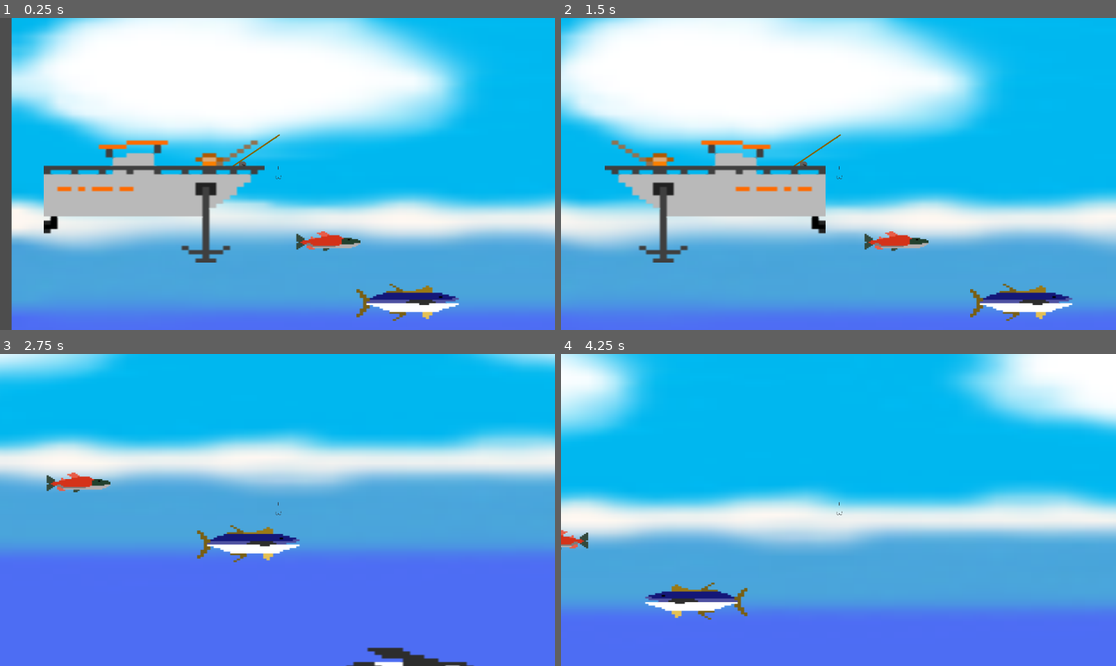
Above: before the commit, frames 1-4 (two rows, left to right).
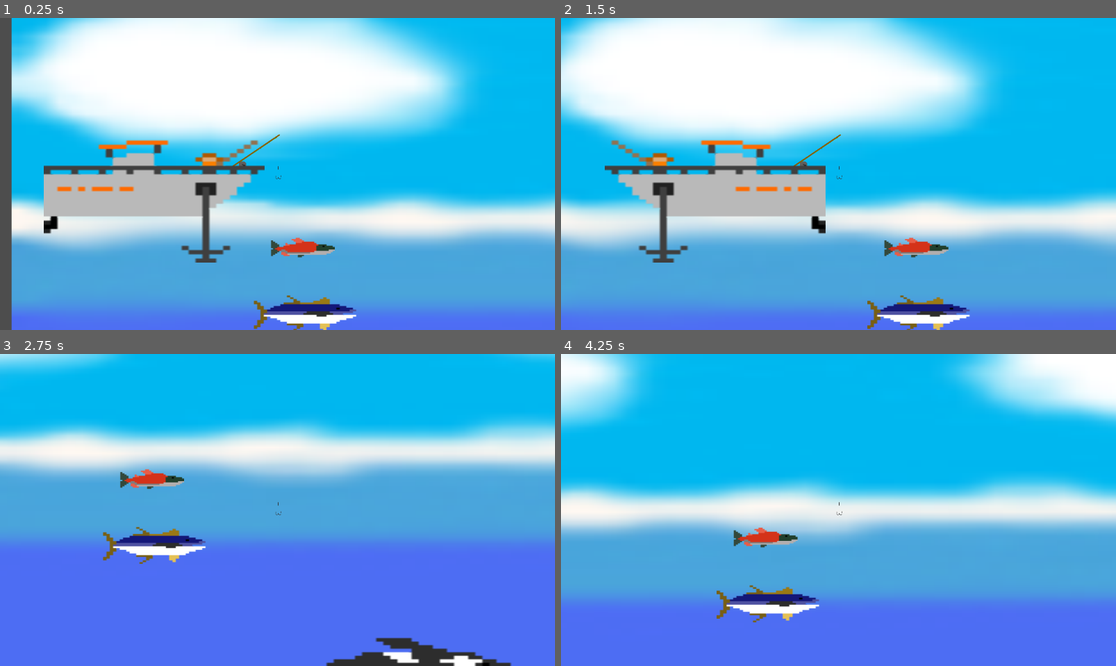
Above: after the commit, the same moments.

Repository: MarceloAlanoca/Fish
Game: Godot game, scene res://Scenes/game.tscn
Two runs of this game, one before a commit and one after it. Both use one fixed random seed, a clock stepped at 60 frames per second and the inputs below.
Inputs:
- Up to frame 1 (0.25 s): no input
- Up to frame 2 (1.5 s): tap Enter (ui_accept) at 0.5, 0.77 s; hold Right (ui_right) 0.53-1.28 s; hold Left (ui_left) from 1.28 s (still down)
- Up to frame 3 (2.75 s): tap Enter (ui_accept) at 1.52 s; release Left (ui_left) at 2.03 s; hold Right (ui_right) from 2.03 s (still down)
- Up to frame 4 (4.25 s): tap Enter (ui_accept) at 3.02, 3.77 s; release Right (ui_right) at 3.53 s; hold Left (ui_left) from 3.53 s (still down)

The runs differ from the first frame. In frame 1, 3.0% of the frame differs, in the area x 45-83%, y 68-100%; in frame 2, 3.0%; in frame 3, 25%, in the area x 0-100%, y 0-100%; in frame 4, 25%.

Commit message:
tata cpsas del juego buscando la manera de que el pez se engache al caña

Diff:
--- a/Juegos_Prototipo/fished/Scenes/game.tscn
+++ b/Juegos_Prototipo/fished/Scenes/game.tscn
@@ -38,11 +38,11 @@
 [node name="Pescados" type="Node" parent="."]
 
 [node name="salmon" parent="Pescados" instance=ExtResource("3_wrm1d")]
-position = Vector2(382, 56)
+position = Vector2(287, 74)
 scale = Vector2(3.3462, 2.59736)
 
 [node name="atun" type="CharacterBody2D" parent="Pescados"]
-position = Vector2(572, 255)
+position = Vector2(288, 287)
 scale = Vector2(3.42643, 4.12259)
 script = ExtResource("4_wowpa")
 
@@ -55,7 +55,7 @@
 [node name="CollisionShape2D" type="CollisionShape2D" parent="Pescados/atun"]
 position = Vector2(2.14838, -4.13177)
 shape = SubResource("RectangleShape2D_wowpa")
-disabled = true
+one_way_collision_margin = 0.0
 
 [node name="Orca" type="CharacterBody2D" parent="Pescados"]
 position = Vector2(985, 645)
@@ -65,7 +65,6 @@
 [node name="CollisionShape2D" type="CollisionShape2D" parent="Pescados/Orca"]
 position = Vector2(10.8033, -18.2082)
 shape = SubResource("RectangleShape2D_h4fw4")
-disabled = true
 
 [node name="Sprite2D" type="Sprite2D" parent="Pescados/Orca"]
 position = Vector2(4.30334, -21.7083)
--- a/Juegos_Prototipo/fished/Scripts/atun.gd
+++ b/Juegos_Prototipo/fished/Scripts/atun.gd
@@ -1,16 +1,23 @@
 extends CharacterBody2D
-var velocidad = 200
-var direccion = Vector2(1, 0)  # Moverse hacia la derecha inicialmente
-var distancia_maxima = 600
-var distancia_recorrida = 0
+
+var velocidad: float = 200
+var direccion: Vector2 = Vector2(1, 0)  # Empieza hacia la derecha
+var distancia_maxima: float = 1200
+var distancia_recorrida: float = 0
+
+var enganchado: bool = false
+var anzuelo: Node = null
 
 
-func _physics_process(delta):
+func _physics_process(delta: float) -> void:
+	if enganchado and anzuelo:
+		# Si está enganchado, sigue al anzuelo
+		global_position = anzuelo.global_position
+		return
+
+	# Movimiento normal (IA simple)
 	var movimiento = direccion * velocidad * delta
-	move_and_slide()
-	# Si usas Node2D:
 	position += movimiento
-
 	distancia_recorrida += velocidad * delta
 
 	if distancia_recorrida >= distancia_maxima:
@@ -18,9 +25,19 @@
 		distancia_recorrida = 0
 		mirar_hacia_direccion()
 
-func mirar_hacia_direccion():
+
+func mirar_hacia_direccion() -> void:
 	var sprite = $Sprite2D
-	if direccion.x < 1:
-		sprite.flip_h = false  # Mira a la derecha
+	if direccion.x < 0:
+		sprite.flip_h = false  # mira a la derecha
 	else:
-		sprite.flip_h = true   # Mira a la izquierda
+		sprite.flip_h = true   # mira a la izquierda
+
+
+func set_enganchado(estado: bool, hook: Node) -> void:
+	enganchado = estado
+	anzuelo = hook
+	if estado:
+		print("🐟 Me enganché en el anzuelo")
+	else:
+		print("✅ Me soltaron")
--- a/Juegos_Prototipo/fished/Scripts/mov_pez.gd
+++ b/Juegos_Prototipo/fished/Scripts/mov_pez.gd
@@ -1,16 +1,23 @@
 extends CharacterBody2D
-var velocidad = 100
-var direccion = Vector2(1, 0)  # Moverse hacia la derecha inicialmente
-var distancia_maxima = 300
-var distancia_recorrida = 0
+
+var velocidad: float = 200
+var direccion: Vector2 = Vector2(1, 0)  # Empieza hacia la derecha
+var distancia_maxima: float = 1200
+var distancia_recorrida: float = 0
+
+var enganchado: bool = false
+var anzuelo: Node = null
 
 
-func _physics_process(delta):
+func _physics_process(delta: float) -> void:
+	if enganchado and anzuelo:
+		# Si está enganchado, sigue al anzuelo
+		global_position = anzuelo.global_position
+		return
+
+	# Movimiento normal (IA simple)
 	var movimiento = direccion * velocidad * delta
-	move_and_slide()
-	# Si usas Node2D:
 	position += movimiento
-
 	distancia_recorrida += velocidad * delta
 
 	if distancia_recorrida >= distancia_maxima:
@@ -18,9 +25,19 @@
 		distancia_recorrida = 0
 		mirar_hacia_direccion()
 
-func mirar_hacia_direccion():
+
+func mirar_hacia_direccion() -> void:
 	var sprite = $Sprite2D
-	if direccion.x < 1:
-		sprite.flip_h = false  # Mira a la derecha
+	if direccion.x < 0:
+		sprite.flip_h = false  # mira a la derecha
 	else:
-		sprite.flip_h = true   # Mira a la izquierda
+		sprite.flip_h = true   # mira a la izquierda
+
+
+func set_enganchado(estado: bool, hook: Node) -> void:
+	enganchado = estado
+	anzuelo = hook
+	if estado:
+		print("🐟 Me enganché en el anzuelo")
+	else:
+		print("✅ Me soltaron")
--- a/Juegos_Prototipo/fished/Scripts/orca.gd
+++ b/Juegos_Prototipo/fished/Scripts/orca.gd
@@ -1,16 +1,23 @@
 extends CharacterBody2D
-var velocidad = 200
-var direccion = Vector2(1, 0)  # Moverse hacia la derecha inicialmente
-var distancia_maxima = 1200
-var distancia_recorrida = 0
+
+var velocidad: float = 200
+var direccion: Vector2 = Vector2(1, 0)  # Empieza hacia la derecha
+var distancia_maxima: float = 1200
+var distancia_recorrida: float = 0
+
+var enganchado: bool = false
+var anzuelo: Node = null
 
 
-func _physics_process(delta):
+func _physics_process(delta: float) -> void:
+	if enganchado and anzuelo:
+		# Si está enganchado, sigue al anzuelo
+		global_position = anzuelo.global_position
+		return
+
+	# Movimiento normal (IA simple)
 	var movimiento = direccion * velocidad * delta
-	move_and_slide()
-	# Si usas Node2D:
 	position += movimiento
-
 	distancia_recorrida += velocidad * delta
 
 	if distancia_recorrida >= distancia_maxima:
@@ -18,9 +25,19 @@
 		distancia_recorrida = 0
 		mirar_hacia_direccion()
 
-func mirar_hacia_direccion():
+
+func mirar_hacia_direccion() -> void:
 	var sprite = $Sprite2D
-	if direccion.x < 1:
-		sprite.flip_h = false  # Mira a la derecha
+	if direccion.x < 0:
+		sprite.flip_h = false  # mira a la derecha
 	else:
-		sprite.flip_h = true   # Mira a la izquierda
+		sprite.flip_h = true   # mira a la izquierda
+
+
+func set_enganchado(estado: bool, hook: Node) -> void:
+	enganchado = estado
+	anzuelo = hook
+	if estado:
+		print("🐟 Me enganché en el anzuelo")
+	else:
+		print("✅ Me soltaron")
--- /dev/null
+++ b/Juegos_Prototipo/fished/anzuelo_p.gd
@@ -0,0 +1,15 @@
+extends Area2D
+var pez_enganchado: CharacterBody2D = null
+
+func _ready():
+	$".".body_entered.connect(_on_body_entered)
+
+func _on_body_entered(body: Node) -> void:
+	if body is CharacterBody2D and body.has_method("set_enganchado") and pez_enganchado == null:
+		pez_enganchado = body
+		pez_enganchado.set_enganchado(true, self)
+
+func soltar_pez():
+	if pez_enganchado:
+		pez_enganchado.set_enganchado(false, null)
+		pez_enganchado = null
--- /dev/null
+++ b/Juegos_Prototipo/fished/anzuelo_r.gd
@@ -0,0 +1,17 @@
+extends Node2D
+
+var pez_enganchado: CharacterBody2D = null
+
+func _ready() -> void:
+	var area = $Anzuelo_P
+	if area:
+		area.body_entered.connect(_on_body_entered)
+		print("✅ Anzuelo listo, esperando peces...")
+	else:
+		push_error("❌ No encontré el Area2D en el anzuelo")
+
+func _on_body_entered(body: Node) -> void:
+	if pez_enganchado == null and body is CharacterBody2D and body.has_method("set_enganchado"):
+		pez_enganchado = body
+		pez_enganchado.set_enganchado(true, self)
+		print("🎣 ¡Pez enganchado!")
--- a/Juegos_Prototipo/fished/caña_de_pesca.gd
+++ b/Juegos_Prototipo/fished/caña_de_pesca.gd
@@ -1,7 +1,7 @@
 extends Node2D
 
 @export var fuerza_lanzamiento = 1000
-@export var gravedad = 1500
+@export var gravedad = 1600
 @export var velocidad_recoger = 900
 @export var distancia_maxima = 150
 
@@ -14,7 +14,7 @@
 var posicion_inicial = Vector2.ZERO
 
 func _ready():
-	anzuelo = $Anzuelo
+	anzuelo = $Anzuelo_R/Anzuelo
 	posicion_inicial = anzuelo.position
 
 func _input(event):
--- a/Juegos_Prototipo/fished/pescador.tscn
+++ b/Juegos_Prototipo/fished/pescador.tscn
@@ -1,10 +1,14 @@
-[gd_scene load_steps=7 format=3 uid="uid://thydr8tnfljb"]
+[gd_scene load_steps=10 format=3 uid="uid://thydr8tnfljb"]
 
 [ext_resource type="Script" uid="uid://cr3uejc3xyfv" path="res://Scripts/Move_P.gd" id="1_8t23h"]
 [ext_resource type="Texture2D" uid="uid://cpq1m1gwr5pya" path="res://Assets/Barcos/unnamed.png" id="2_8t23h"]
 [ext_resource type="Texture2D" uid="uid://e0i54ef1mtke" path="res://Assets/Barcos/pixil-frame-0 (2) (1).png" id="3_14jen"]
 [ext_resource type="Script" uid="uid://b68afieo4q7uh" path="res://caña_de_pesca.gd" id="3_b8grr"]
+[ext_resource type="Script" uid="uid://b2k2ejhfd0sbp" path="res://anzuelo_p.gd" id="4_0k1uw"]
 [ext_resource type="Texture2D" uid="uid://begyywuhm6rp" path="res://Assets/Barcos/pixil-frame-0 (3).png" id="4_b8grr"]
+[ext_resource type="Script" uid="uid://bogjqwa1g45qm" path="res://anzuelo_r.gd" id="4_xdv1o"]
+
+[sub_resource type="CircleShape2D" id="CircleShape2D_b8grr"]
 
 [sub_resource type="RectangleShape2D" id="RectangleShape2D_14jen"]
 size = Vector2(155.5, 48.5)
@@ -17,19 +21,31 @@
 scale = Vector2(2.16, 1.64)
 script = ExtResource("3_b8grr")
 
-[node name="Anzuelo" type="Sprite2D" parent="Caña de pesca"]
+[node name="caña de pescar" type="Sprite2D" parent="Caña de pesca"]
+position = Vector2(37.5, -30.4878)
+scale = Vector2(0.05, 0.066)
+texture = ExtResource("3_14jen")
+
+[node name="Anzuelo_R" type="Node2D" parent="Caña de pesca"]
+script = ExtResource("4_xdv1o")
+
+[node name="Anzuelo" type="Sprite2D" parent="Caña de pesca/Anzuelo_R"]
 position = Vector2(46.7593, -14.6341)
 scale = Vector2(0.0119335, 0.0314342)
 texture = ExtResource("4_b8grr")
 
-[node name="Camera2D" type="Camera2D" parent="Caña de pesca/Anzuelo"]
+[node name="Camera2D" type="Camera2D" parent="Caña de pesca/Anzuelo_R/Anzuelo"]
 position = Vector2(-7, 1.99994)
 zoom = Vector2(0.75, 0.75)
 
-[node name="caña de pescar" type="Sprite2D" parent="Caña de pesca"]
-position = Vector2(37.5, -30.4878)
-scale = Vector2(0.05, 0.066)
-texture = ExtResource("3_14jen")
+[node name="Anzuelo_P" type="Area2D" parent="Caña de pesca/Anzuelo_R"]
+script = ExtResource("4_0k1uw")
+
+[node name="CollisionShape2D" type="CollisionShape2D" parent="Caña de pesca/Anzuelo_R/Anzuelo_P"]
+position = Vector2(47.2222, -14.6341)
+rotation = 3.14159
+scale = Vector2(0.262961, 0.742963)
+shape = SubResource("CircleShape2D_b8grr")
 
 [node name="CollisionShape2D" type="CollisionShape2D" parent="."]
 position = Vector2(-31, 0)
Not shown, added: Juegos_Prototipo/fished/anzuelo_p.gd.uid
Not shown, added: Juegos_Prototipo/fished/anzuelo_r.gd.uid
